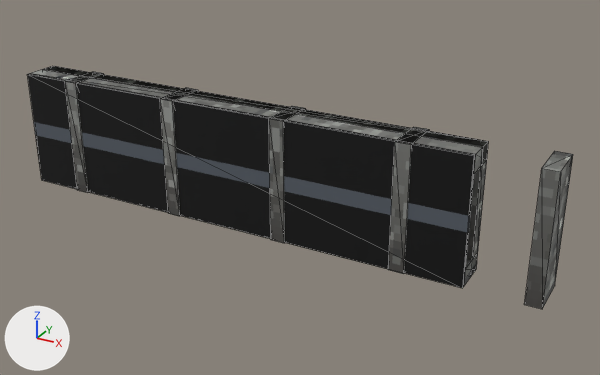
An edit to the glTF model assets/models/batch043/machinery/mach_conduit_run.glb, drawn before and after from the same camera.
The view is the same before and after, from a 50 mm lens placed at (1.58, -2.67, 1.5), pointed at (0.14, -0.04, 0.19). Every picture has the same lights, and +X, +Y and +Z are marked at lower left. The picture after the commit comes second. Mesh edges are drawn as thin lines. Where no turn or scale is listed for an object, it has been applied to the vertices. Vertices at exactly the same position are counted once.

The first picture shows 'mach_conduit_run', 'state_band'.
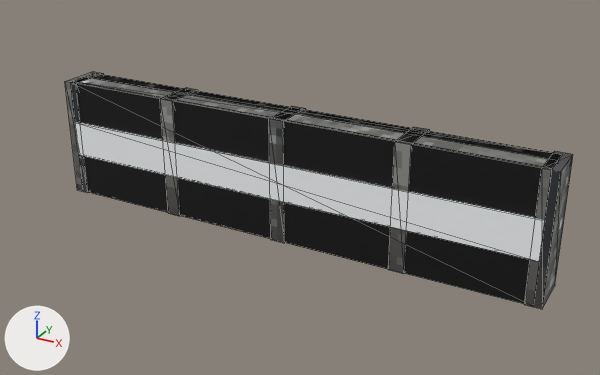
The newer file is also turned or shifted as a whole; pictures and numbers use the older file's frame.

The change, as a list of edits to the scene's bpy script:
```text
Add mat_mach_conduit_run_fill:
    mat_mach_conduit_run_fill = principled_material('mach_conduit_run_fill')
    mat_mach_conduit_run_fill.base_color = (0.933, 0.953, 0.969)  # white #f7fafb
Change me_mach_conduit_run:
    used by ob_mach_conduit_run; location = (0.0, 0.0, 0.0)
    remove me_mach_conduit_run.from_pydata(...)  # 64 vertices, 96 faces; spans x -1.14..1.14, y -0.17..0.0, z 0.0..0.5
    add me_mach_conduit_run.from_pydata(...)  # 64 vertices, 96 faces; spans x -0.92..1.14, y -0.17..0.0, z 0.0..0.5
    me_mach_conduit_run part 1: the loose piece of 8 vertices spanning x -1.14..0.86, y -0.08..-0.02, z 0.0..0.5 is moved by (0.25, 0.0, 0.0)
    me_mach_conduit_run part 2: the loose piece of 8 vertices spanning x -1.14..0.86, y -0.16..-0.02, z 0.43..0.5 is moved by (0.25, 0.0, 0.0)
    me_mach_conduit_run part 3: the loose piece of 8 vertices spanning x -1.14..0.86, y -0.16..-0.02, z 0.0..0.07 is moved by (0.25, 0.0, 0.0)
    me_mach_conduit_run part 4: texture (UV) coordinates of 64 of 96 faces, centred in x -0.9..1.12, y -0.17..0.0, z 0.0..0.5, changed; they spanned u -0.28..0.28, v -0.04..0.12 and now span u -0.26..0.26, v -0.04..0.12
Change me_state_band:
    used by ob_state_band; location = (0.0, 0.0, 0.0)
    remove me_state_band.from_pydata(...)  # 8 vertices, 12 faces; spans x -1.14..0.86, y -0.17..-0.15, z 0.0..0.5
    add me_state_band.from_pydata(...)  # 8 vertices, 12 faces; spans x -0.89..1.11, y -0.17..-0.15, z 0.0..0.5
    me_state_band part 5: the whole mesh is moved by (0.25, 0.0, 0.0)
Add me_fill_band:
    me_fill_band.from_pydata(...)  # a box spanning x -1.0..1.0, y -0.18..-0.16, z 0.18..0.32
    me_fill_band.materials.append(mat_mach_conduit_run_fill)  # white #f7fafb
Add ob_fill_band:
    ob_fill_band = bpy.data.objects.new('fill_band', me_fill_band)
    ob_fill_band.location = (0.11, 0.0, 0.0)
```

Where the change shows, as pixel boxes (x1, y1, x2, y2) in the pictures (600 x 375 px; the box of a moved part takes in the faces that stretch with it):
'state_band', moved: before (27, 73, 476, 288); after (73, 82, 551, 304)
'mach_conduit_run', reshaped, surface changed (6% narrower): before (30, 66, 573, 309); after (65, 72, 573, 309)
'fill_band', added: after (74, 122, 545, 261)
part 1 of me_mach_conduit_run, moved or reshaped: before (44, 66, 489, 274); after (89, 74, 562, 160)
part 2 of me_mach_conduit_run, moved or reshaped: before (30, 66, 488, 173); after (75, 74, 560, 168)
part 3 of me_mach_conduit_run, moved or reshaped (not visible afterwards): before (464, 254, 478, 285)
part 4 of me_mach_conduit_run, surface changed: before (30, 66, 573, 306); after (65, 72, 573, 306)
